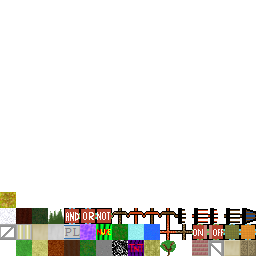
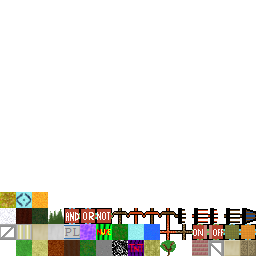
The second w=256, h=256 image is a revision of the first. Changes to its layers:
added layer "Pasted Layer" above "TerrainTextures.png" over [32, 192, 48, 208]
painted on "TerrainTextures.png" over [16, 192, 32, 208]
